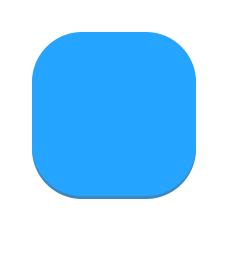
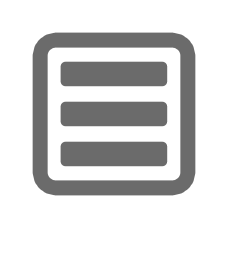
Two versions of the same layered image (228 × 280). Layer-by-layer changes:
added layer "Фигура 1 копия 3" above "Фигура 1 копия 2" over [60, 61, 168, 167]
removed group "Group 1" (2 layers) over [32, 32, 196, 199]
removed layer "Rounded Rectangle 3" from group "Group 1" over [32, 32, 196, 196]
removed layer "Rounded Rectangle 3 copy" from group "Group 1" over [32, 35, 196, 199]
added group "gray копия" with 1 layers above "gray" over [47, 47, 181, 181]
added layer "Rounded Rectangle 1 copy 5 копия" (1st of 2, in "gray копия") in group "gray копия" over [47, 47, 181, 181]
